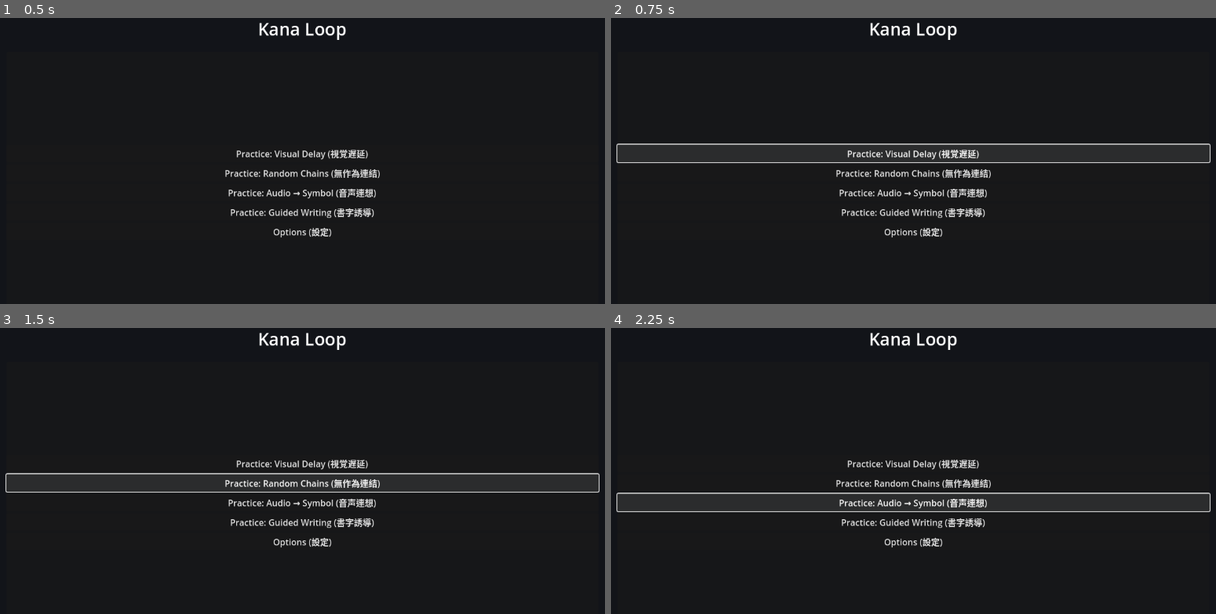
Above: before the commit, frames 1-4 (two rows, left to right).
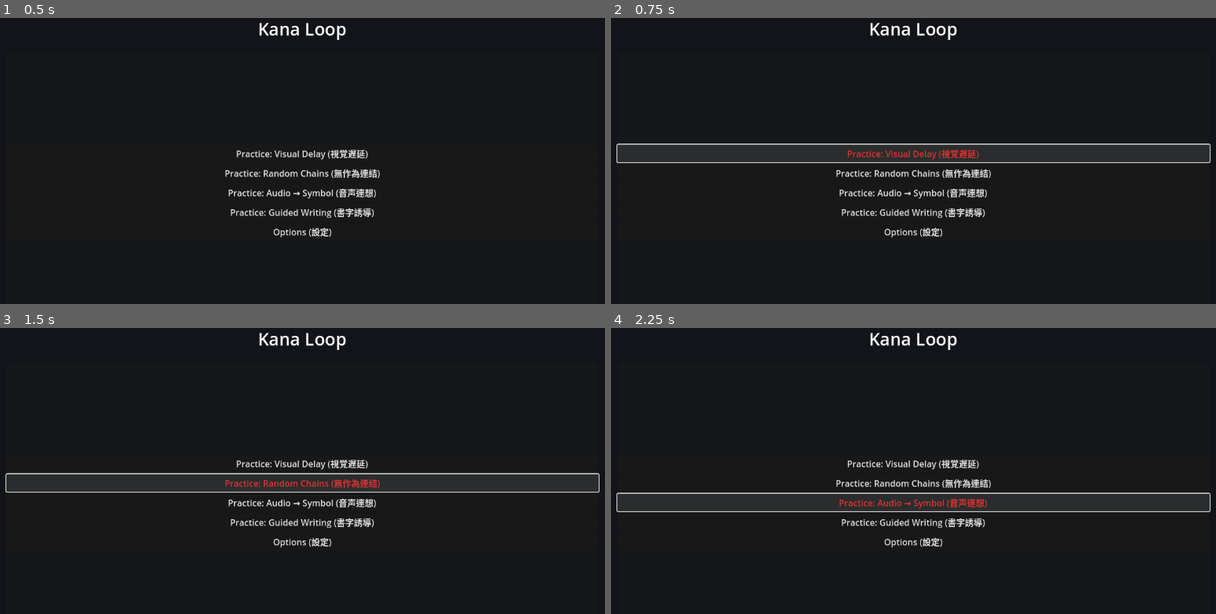
Above: after the commit, the same moments.

Repository: Salty-Scorpon/KanaLoop
Game: Godot game, scene res://KanaLoop.tscn
Same seed, same stepped clock (60 frames per second), same inputs: the game is played once before the commit and once after it.
Inputs:
- Up to frame 1 (0.5 s): no input
- Up to frame 2 (0.75 s): click "Practice: Visual Delay (視覚遅延)" at 0.5 s
- Up to frame 3 (1.5 s): click "Practice: Random Chains (無作為連…" at 1.25 s
- Up to frame 4 (2.25 s): click "Practice: Audio → Symbol (音声連…" at 2 s

Frame 1 is identical in both runs. In frame 2, 0.4% of the frame differs, in the area x 39-61%, y 46-50%; in frame 3, 0.4%, in the area x 37-63%, y 52-57%; in frame 4, 0.4%.
Error before the commit: Invalid access to property or key 'color_changed' on a base object of type 'null instance'. (res://KanaLoop/kana_loop_menu.gd:38)

Commit message:
Fix menu option node paths

Diff:
--- a/kana-loop/KanaLoop/kana_loop_menu.gd
+++ b/kana-loop/KanaLoop/kana_loop_menu.gd
@@ -12,13 +12,13 @@
 @onready var custom_grid: GridContainer = $MarginContainer/VBoxContainer/PanelContainer/PageContainer/Options/ScrollContainer/OptionsLayout/KanaSelection/CustomMixGrid
 
 @onready var background_rect: ColorRect = $Background
-@onready var background_picker: ColorPickerButton = $MarginContainer/VBoxContainer/PanelContainer/PageContainer/Options/ScrollContainer/OptionsLayout/VisualOptions/BackgroundPicker
-@onready var kana_picker: ColorPickerButton = $MarginContainer/VBoxContainer/PanelContainer/PageContainer/Options/ScrollContainer/OptionsLayout/VisualOptions/KanaPicker
-@onready var highlight_picker: ColorPickerButton = $MarginContainer/VBoxContainer/PanelContainer/PageContainer/Options/ScrollContainer/OptionsLayout/VisualOptions/HighlightPicker
+@onready var background_picker: ColorPickerButton = $MarginContainer/VBoxContainer/PanelContainer/PageContainer/Options/ScrollContainer/OptionsLayout/VisualOptions/BackgroundRow/BackgroundPicker
+@onready var kana_picker: ColorPickerButton = $MarginContainer/VBoxContainer/PanelContainer/PageContainer/Options/ScrollContainer/OptionsLayout/VisualOptions/KanaRow/KanaPicker
+@onready var highlight_picker: ColorPickerButton = $MarginContainer/VBoxContainer/PanelContainer/PageContainer/Options/ScrollContainer/OptionsLayout/VisualOptions/HighlightRow/HighlightPicker
 @onready var kana_preview: Label = $MarginContainer/VBoxContainer/PanelContainer/PageContainer/Options/ScrollContainer/OptionsLayout/VisualOptions/KanaPreview
 
-@onready var volume_slider: HSlider = $MarginContainer/VBoxContainer/PanelContainer/PageContainer/Options/ScrollContainer/OptionsLayout/AudioOptions/VolumeSlider
-@onready var voice_selector: OptionButton = $MarginContainer/VBoxContainer/PanelContainer/PageContainer/Options/ScrollContainer/OptionsLayout/AudioOptions/VoiceSelector
+@onready var volume_slider: HSlider = $MarginContainer/VBoxContainer/PanelContainer/PageContainer/Options/ScrollContainer/OptionsLayout/AudioOptions/VolumeRow/VolumeSlider
+@onready var voice_selector: OptionButton = $MarginContainer/VBoxContainer/PanelContainer/PageContainer/Options/ScrollContainer/OptionsLayout/AudioOptions/VoiceRow/VoiceSelector
 
 var selected_kana: Array[String] = []
 
